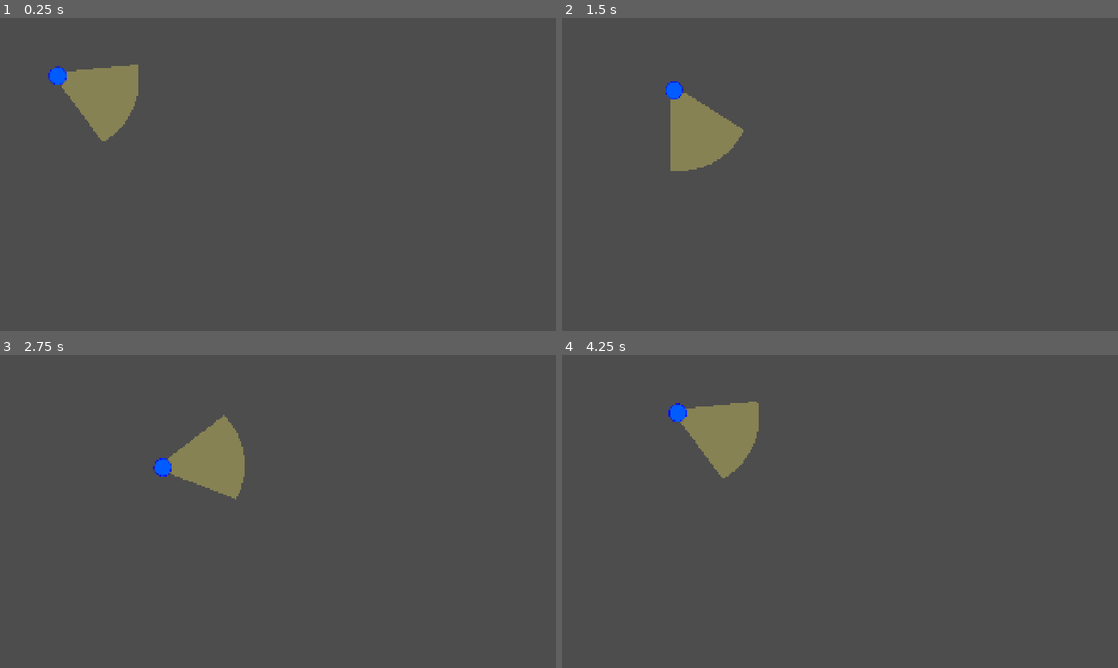
Above: before the commit, frames 1-4 (two rows, left to right).
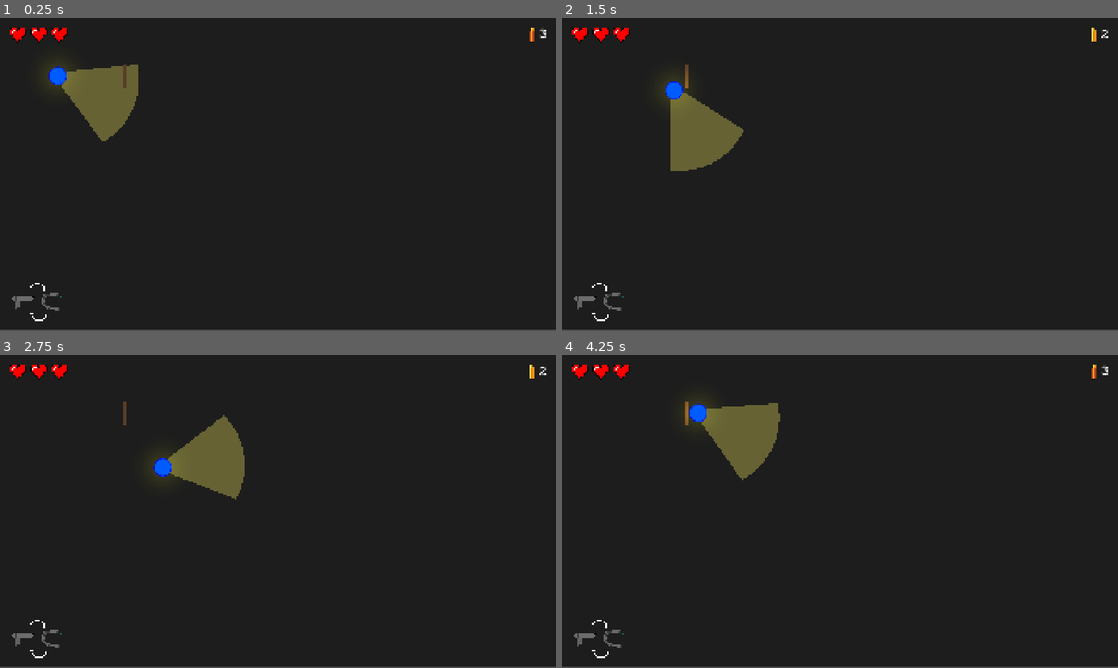
Above: after the commit, the same moments.

Repository: Catsarepro21/Game
Game: Godot game, scene res://level_1.tscn
The game is run twice, just before and just after one commit, with the same random seed, the same clock (stepped at 60 frames per second) and the same inputs. Before the commit the project starts from res://player.tscn.
Inputs (mouse positions are in pixels of both pictures, inside the frame that each line leads up to):
- Up to frame 1 (0.25 s): no input
- Up to frame 2 (1.5 s): tap Enter at 0.5 s; move the mouse to (962, 158) at 0.52 s; press the mouse at (962, 158) at 0.53 s; hold D (move_right) 0.53-1.28 s; tap 1 (equip_gun, bound only after the commit) at 0.8, 1.35 s; move the mouse to (728, 190) at 1.27 s; release the mouse at (728, 190) at 1.28 s; hold S (move_down) from 1.28 s (still down)
- Up to frame 3 (2.75 s): tap 2 (equip_spyglass, bound only after the commit) at 1.55 s; move the mouse to (333, 442) at 2.02 s; release S (move_down) at 2.03 s; hold D (move_right) from 2.03 s (still down); hold 2 (equip_spyglass, bound only after the commit) from 2.03 s (still down); tap Q (swap_item, bound only after the commit) at 2.3 s
- Up to frame 4 (4.25 s): move the mouse to (812, 574) at 2.77 s; release D (move_right) at 2.78 s; release 2 (equip_spyglass, bound only after the commit) at 2.78 s; hold W (move_up) 2.78-3.53 s; tap Q (swap_item, bound only after the commit) at 2.85 s; click (812, 574) at 3.05 s; move the mouse to (1006, 558) at 3.52 s; press the mouse at (1006, 558) at 3.53 s; hold A (move_left) from 3.53 s (still down); tap 1 (equip_gun, bound only after the commit) at 3.8 s; tap R (reload, bound only after the commit) at 4.15 s

The runs differ from the first frame. In frame 1, 99% of the frame differs, in the area x 0-100%, y 0-100%; in frame 2, 99%; in frame 3, 99%; in frame 4, 100%.

Commit message:
Updated HUD

Diff:
--- /dev/null
+++ b/godot-game/Scripts/hud.gd
@@ -0,0 +1,55 @@
+extends CanvasLayer
+
+@onready var gun_sprite: Sprite2D = $ItemSwap/Gun
+@onready var spyglass_sprite: Sprite2D = $ItemSwap/SpyglassThingy_png
+@onready var hearts_anim: AnimatedSprite2D = $MarginContainer/HBoxContainer/Hearts/AnimatedSprite2D
+@onready var ammo_label: Label = $MarginContainer/HBoxContainer/AmmoCount
+var _player: CharacterBody2D
+var _last_health: int = -1
+
+func _ready() -> void:
+	set_active_slot(1)
+	get_tree().node_added.connect(_on_node_added)
+	_bind_player.call_deferred()
+
+func _on_node_added(_node: Node) -> void:
+	if not is_instance_valid(_player):
+		_bind_player.call_deferred()
+
+func _bind_player() -> void:
+	if is_instance_valid(_player):
+		return
+	var candidate := get_tree().get_first_node_in_group("player")
+	if candidate == null or not candidate.is_node_ready():
+		return
+	_player = candidate
+	_player.connect("slot_changed", set_active_slot)
+	_player.connect("ammo_updated", update_ammo)
+	_player.connect("health_updated", update_health)
+	_player.tree_exiting.connect(_on_player_exiting)
+	_last_health = -1
+	set_active_slot(_player.get("active_slot"))
+	update_ammo(_player.get("current_ammo"), _player.get("max_ammo"))
+	update_health(_player.get("current_health"), _player.get("max_health"))
+
+func _on_player_exiting() -> void:
+	_player = null
+
+func set_active_slot(slot: int) -> void:
+	gun_sprite.modulate.a = 1.0 if slot == 1 else 0.35
+	spyglass_sprite.modulate.a = 1.0 if slot == 2 else 0.35
+
+func update_ammo(current: int, maximum: int) -> void:
+	ammo_label.text = str(clampi(current, 0, maximum))
+
+func update_health(current: int, maximum: int) -> void:
+	var health := clampi(current, 0, mini(maximum, 3))
+	if health == _last_health:
+		return
+	var animations: Array[StringName] = [&"LoseHeart3", &"LoseHeart2", &"LoseHeart1", &"NoAnimation"]
+	hearts_anim.play(animations[health])
+	# Initial binding and healing show the correct state immediately.
+	if _last_health == -1 or health > _last_health:
+		hearts_anim.pause()
+		hearts_anim.frame = hearts_anim.sprite_frames.get_frame_count(animations[health]) - 1
+	_last_health = health
--- a/godot-game/Scripts/hud.tscn
+++ b/godot-game/Scripts/hud.tscn
@@ -1,37 +1,238 @@
 [gd_scene format=3 uid="uid://d28i7a5t5qwuf"]
 
 [ext_resource type="Texture2D" uid="uid://0cwyfwrnxv6o" path="res://Assets/image-removebg-preview (4).png" id="1_d24ss"]
+[ext_resource type="Script" uid="uid://dxv1quw18dne0" path="res://Scripts/hud.gd" id="1_pct8s"]
 [ext_resource type="FontFile" uid="uid://dm058mhtjj7lw" path="res://Assets/Excalifont-Regular.woff2" id="2_d24ss"]
+[ext_resource type="Texture2D" uid="uid://do7rrhufna8lx" path="res://Assets/Heart_Spritesheet.png" id="3_yp8c5"]
+[ext_resource type="Texture2D" uid="uid://d2b3g2govnxgt" path="res://Assets/Spyglass_Thingy.png" id="4_0s7ow"]
+[ext_resource type="Texture2D" uid="uid://bqrmwnjp60a3c" path="res://Assets/arrow.png" id="6_8xgub"]
+[ext_resource type="Texture2D" uid="uid://dkyntqkbj3q0r" path="res://Assets/Gun.png" id="7_0thed"]
+
+[sub_resource type="AtlasTexture" id="AtlasTexture_0s7ow"]
+atlas = ExtResource("3_yp8c5")
+region = Rect2(0, 0, 64, 32)
+
+[sub_resource type="AtlasTexture" id="AtlasTexture_pct8s"]
+atlas = ExtResource("3_yp8c5")
+region = Rect2(0, 32, 64, 32)
+
+[sub_resource type="AtlasTexture" id="AtlasTexture_42no8"]
+atlas = ExtResource("3_yp8c5")
+region = Rect2(64, 0, 64, 32)
+
+[sub_resource type="AtlasTexture" id="AtlasTexture_8xgub"]
+atlas = ExtResource("3_yp8c5")
+region = Rect2(64, 32, 64, 32)
+
+[sub_resource type="AtlasTexture" id="AtlasTexture_0thed"]
+atlas = ExtResource("3_yp8c5")
+region = Rect2(0, 64, 64, 32)
+
+[sub_resource type="AtlasTexture" id="AtlasTexture_yp8c5"]
+atlas = ExtResource("3_yp8c5")
+region = Rect2(0, 0, 64, 32)
+
+[sub_resource type="SpriteFrames" id="SpriteFrames_4i5w4"]
+animations = [{
+"frames": [{
+"duration": 1.0,
+"texture": SubResource("AtlasTexture_0s7ow")
+}, {
+"duration": 1.0,
+"texture": SubResource("AtlasTexture_pct8s")
+}, {
+"duration": 1.0,
+"texture": SubResource("AtlasTexture_42no8")
+}, {
+"duration": 1.0,
+"texture": SubResource("AtlasTexture_pct8s")
+}, {
+"duration": 1.0,
+"texture": SubResource("AtlasTexture_0s7ow")
+}, {
+"duration": 1.0,
+"texture": SubResource("AtlasTexture_pct8s")
+}, {
+"duration": 1.0,
+"texture": SubResource("AtlasTexture_42no8")
+}, {
+"duration": 1.0,
+"texture": SubResource("AtlasTexture_pct8s")
+}],
+"loop": 0,
+"name": &"LoseHeart1",
+"speed": 5.0
+}, {
+"frames": [{
+"duration": 1.0,
+"texture": SubResource("AtlasTexture_pct8s")
+}, {
+"duration": 1.0,
+"texture": SubResource("AtlasTexture_8xgub")
+}, {
+"duration": 1.0,
+"texture": SubResource("AtlasTexture_pct8s")
+}, {
+"duration": 1.0,
+"texture": SubResource("AtlasTexture_8xgub")
+}, {
+"duration": 1.0,
+"texture": SubResource("AtlasTexture_pct8s")
+}, {
+"duration": 1.0,
+"texture": SubResource("AtlasTexture_8xgub")
+}, {
+"duration": 1.0,
+"texture": SubResource("AtlasTexture_pct8s")
+}, {
+"duration": 1.0,
+"texture": SubResource("AtlasTexture_8xgub")
+}],
+"loop": 0,
+"name": &"LoseHeart2",
+"speed": 5.0
+}, {
+"frames": [{
+"duration": 1.0,
+"texture": SubResource("AtlasTexture_8xgub")
+}, {
+"duration": 1.0,
+"texture": SubResource("AtlasTexture_0thed")
+}, {
+"duration": 1.0,
+"texture": SubResource("AtlasTexture_8xgub")
+}, {
+"duration": 1.0,
+"texture": SubResource("AtlasTexture_0thed")
+}, {
+"duration": 1.0,
+"texture": SubResource("AtlasTexture_8xgub")
+}, {
+"duration": 1.0,
+"texture": SubResource("AtlasTexture_0thed")
+}, {
+"duration": 1.0,
+"texture": SubResource("AtlasTexture_8xgub")
+}, {
+"duration": 1.0,
+"texture": SubResource("AtlasTexture_0thed")
+}],
+"loop": 0,
+"name": &"LoseHeart3",
+"speed": 5.0
+}, {
+"frames": [{
+"duration": 1.0,
+"texture": SubResource("AtlasTexture_yp8c5")
+}],
+"loop": 1,
+"name": &"NoAnimation",
+"speed": 5.0
+}]
+
+[sub_resource type="AtlasTexture" id="AtlasTexture_hud_bullet"]
+atlas = ExtResource("1_d24ss")
+region = Rect2(48, 22, 32, 84)
+
+[sub_resource type="AtlasTexture" id="AtlasTexture_hud_spyglass"]
+atlas = ExtResource("4_0s7ow")
+region = Rect2(8, 4, 112, 100)
+
+[sub_resource type="AtlasTexture" id="AtlasTexture_hud_gun"]
+atlas = ExtResource("7_0thed")
+region = Rect2(32, 24, 76, 52)
+
+[sub_resource type="AtlasTexture" id="AtlasTexture_hud_arrow"]
+atlas = ExtResource("6_8xgub")
+region = Rect2(16, 0, 60, 120)
 
 [node name="HUD" type="CanvasLayer" unique_id=1216347090]
+script = ExtResource("1_pct8s")
+
+[node name="AmmoDisplay" type="HBoxContainer" parent="." unique_id=1069001412]
+offset_left = 1754.0
+offset_top = 46.0
+offset_right = 1882.0
+offset_bottom = 152.0
 
 [node name="MarginContainer" type="MarginContainer" parent="." unique_id=1170264978]
+texture_filter = 1
 anchors_preset = 10
 anchor_right = 1.0
-offset_bottom = 176.0
+offset_bottom = 116.0
 grow_horizontal = 2
-theme_override_constants/margin_left = 24
-theme_override_constants/margin_top = 24
-theme_override_constants/margin_right = 24
-theme_override_constants/margin_bottom = 24
+mouse_filter = 2
+theme_override_constants/margin_left = 32
+theme_override_constants/margin_top = 32
+theme_override_constants/margin_right = 32
+theme_override_constants/margin_bottom = 32
 
 [node name="HBoxContainer" type="HBoxContainer" parent="MarginContainer" unique_id=2100683862]
 layout_mode = 2
-alignment = 2
-
-[node name="AmmoDisplay" type="HBoxContainer" parent="MarginContainer/HBoxContainer" unique_id=1069001412]
-layout_mode = 2
-
-[node name="AmmoIcon" type="TextureRect" parent="MarginContainer/HBoxContainer/AmmoDisplay" unique_id=582069963]
-custom_minimum_size = Vector2(12, 5)
-custom_maximum_size = Vector2(-1, 120)
-layout_mode = 2
-texture = ExtResource("1_d24ss")
-expand_mode = 3
+mouse_filter = 2
+theme_override_constants/separation = 16
+
+[node name="Hearts" type="HBoxContainer" parent="MarginContainer/HBoxContainer" unique_id=1650311010]
+custom_minimum_size = Vector2(204, 52)
+layout_mode = 2
+size_flags_horizontal = 3
+mouse_filter = 2
+
+[node name="AnimatedSprite2D" type="AnimatedSprite2D" parent="MarginContainer/HBoxContainer/Hearts" unique_id=141502921]
+position = Vector2(-28, -40)
+scale = Vector2(4, 4)
+sprite_frames = SubResource("SpriteFrames_4i5w4")
+animation = &"NoAnimation"
+centered = false
+
+[node name="AmmoIcon" type="TextureRect" parent="MarginContainer/HBoxContainer" unique_id=582069963]
+custom_minimum_size = Vector2(20, 52)
+layout_mode = 2
+mouse_filter = 2
+texture = SubResource("AtlasTexture_hud_bullet")
+expand_mode = 1
 stretch_mode = 5
 
-[node name="AmmoCount" type="Label" parent="MarginContainer/HBoxContainer/AmmoDisplay" unique_id=151401779]
+[node name="AmmoCount" type="Label" parent="MarginContainer/HBoxContainer" unique_id=151401779]
+unique_name_in_owner = true
+custom_minimum_size = Vector2(0, 52)
 layout_mode = 2
 theme_override_fonts/font = ExtResource("2_d24ss")
-theme_override_font_sizes/font_size = 29
+theme_override_font_sizes/font_size = 38
+mouse_filter = 2
 text = "3"
+vertical_alignment = 1
+
+[node name="ItemSwap" type="Control" parent="." unique_id=46222107]
+texture_filter = 1
+layout_mode = 3
+anchors_preset = 2
+anchor_top = 1.0
+anchor_bottom = 1.0
+offset_left = 32.0
+offset_top = -168.0
+offset_right = 224.0
+offset_bottom = -32.0
+grow_vertical = 0
+mouse_filter = 2
+
+[node name="SpyglassThingy_png" type="Sprite2D" parent="ItemSwap" unique_id=189326285]
+position = Vector2(148, 68)
+scale = Vector2(0.6, 0.6)
+texture = SubResource("AtlasTexture_hud_spyglass")
+
+[node name="Gun" type="Sprite2D" parent="ItemSwap" unique_id=1850803138]
+position = Vector2(48, 68)
+texture = SubResource("AtlasTexture_hud_gun")
+
+[node name="Arrow" type="Sprite2D" parent="ItemSwap" unique_id=511001394]
+position = Vector2(100, 18)
+rotation = 1.5707964
+scale = Vector2(0.5, 0.5)
+texture = SubResource("AtlasTexture_hud_arrow")
+
+[node name="Arrow2" type="Sprite2D" parent="ItemSwap" unique_id=1297054059]
+position = Vector2(100, 118)
+rotation = -1.5707964
+scale = Vector2(0.5, 0.5)
+texture = SubResource("AtlasTexture_hud_arrow")
--- a/godot-game/Scripts/player.gd
+++ b/godot-game/Scripts/player.gd
@@ -1,14 +1,83 @@
 extends CharacterBody2D
 
+signal slot_changed(slot: int)
+signal ammo_updated(current: int, maximum: int)
+signal health_updated(current: int, maximum: int)
+signal shot_fired(origin: Vector2, direction: Vector2)
+signal died
+
+enum Slot { GUN = 1, SPYGLASS = 2 }
 
 const SPEED: float = 250.0
-const JUMP_VELOCITY = -400.0
+@export_range(1, 3) var max_health: int = 3
+@export_range(1, 99) var max_ammo: int = 3
+var current_health: int = 3
+var current_ammo: int = 3
+var active_slot: int = Slot.GUN
 
+func _enter_tree() -> void:
+	add_to_group("player")
 
-func _physics_process(delta: float) -> void:
+func _ready() -> void:
+	current_health = max_health
+	current_ammo = max_ammo
+
+func _unhandled_input(event: InputEvent) -> void:
+	if event.is_echo():
+		return
+	if event.is_action_pressed("swap_item"):
+		set_active_slot(Slot.SPYGLASS if active_slot == Slot.GUN else Slot.GUN)
+	elif event.is_action_pressed("equip_gun"):
+		set_active_slot(Slot.GUN)
+	elif event.is_action_pressed("equip_spyglass"):
+		set_active_slot(Slot.SPYGLASS)
+	elif event.is_action_pressed("reload"):
+		reload()
+	elif event.is_action_pressed("fire"):
+		fire()
+	else:
+		return
+	get_viewport().set_input_as_handled()
+
+func _physics_process(_delta: float) -> void:
+	if current_health <= 0:
+		velocity = Vector2.ZERO
+		return
 	look_at(get_global_mouse_position())
+	var input_vector := Input.get_vector("move_left", "move_right", "move_up", "move_down")
+	velocity = input_vector * SPEED
+	move_and_slide()
 
-	var input_vector :=Input.get_vector("move_left", "move_right", "move_up", "move_down")
-	velocity = input_vector * SPEED
+func set_active_slot(slot: int) -> void:
+	if current_health <= 0 or slot not in [Slot.GUN, Slot.SPYGLASS] or slot == active_slot:
+		return
+	active_slot = slot
+	slot_changed.emit(active_slot)
 
-	move_and_slide()
+func fire() -> bool:
+	if current_health <= 0 or active_slot != Slot.GUN or current_ammo <= 0:
+		return false
+	current_ammo -= 1
+	ammo_updated.emit(current_ammo, max_ammo)
+	shot_fired.emit(global_position, Vector2.RIGHT.rotated(global_rotation))
+	return true
+
+func reload() -> void:
+	if current_health <= 0 or active_slot != Slot.GUN or current_ammo == max_ammo:
+		return
+	current_ammo = max_ammo
+	ammo_updated.emit(current_ammo, max_ammo)
+
+func take_damage(amount: int = 1) -> void:
+	if amount <= 0 or current_health <= 0:
+		return
+	current_health = maxi(0, current_health - amount)
+	health_updated.emit(current_health, max_health)
+	if current_health == 0:
+		died.emit()
+
+func heal(amount: int = 1) -> void:
+	if amount <= 0 or current_health <= 0 or current_health == max_health:
+		return
+	current_health = mini(max_health, current_health + amount)
+	health_updated.emit(current_health, max_health)
--- a/godot-game/level_1.tscn
+++ b/godot-game/level_1.tscn
@@ -1,13 +1,17 @@
 [gd_scene format=3 uid="uid://c6neae1wfjv88"]
 
 [ext_resource type="PackedScene" uid="uid://f71buoaf1q71" path="res://player.tscn" id="1_3hls8"]
+[ext_resource type="PackedScene" uid="uid://d28i7a5t5qwuf" path="res://Scripts/hud.tscn" id="1_hn12h"]
 [ext_resource type="PackedScene" uid="uid://crfrqtt0fsvsw" path="res://door.tscn" id="2_hbghi"]
 
 [node name="Level 1" type="Node2D" unique_id=1152026379]
 
+[node name="HUD" parent="." unique_id=1216347090 instance=ExtResource("1_hn12h")]
+
 [node name="ColorRect" type="ColorRect" parent="." unique_id=1370176155]
 offset_right = 1920.0
 offset_bottom = 1076.0
+mouse_filter = 2
 color = Color(0.1148968, 0.11489681, 0.1148968, 1)
 
 [node name="Player" parent="." unique_id=639702676 instance=ExtResource("1_3hls8")]
--- a/godot-game/player.tscn
+++ b/godot-game/player.tscn
@@ -32,9 +32,6 @@
 antialiased = true
 polygon = PackedVector2Array(0, 0, 380, -180, 430, -100, 450, 0, 430, 100, 380, 180)
 script = ExtResource("2_hqtel")
-cone_angle_deg = null
-cone_distance = null
-arc_segments = null
 
 [node name="Sprite2D" type="Sprite2D" parent="." unique_id=1282379270]
 material = SubResource("CanvasItemMaterial_435oi")
--- a/godot-game/project.godot
+++ b/godot-game/project.godot
@@ -11,7 +11,7 @@
 [application]
 
 config/name="Godot_Game"
-run/main_scene="uid://f71buoaf1q71"
+run/main_scene="res://level_1.tscn"
 config/features=PackedStringArray("4.7", "GL Compatibility")
 config/icon="res://icon.svg"
 
@@ -55,6 +55,26 @@
 ]
 }
 
+swap_item={
+"deadzone": 0.2,
+"events": [Object(InputEventKey,"physical_keycode":81), Object(InputEventKey,"physical_keycode":4194306)]
+}
+
+equip_gun={
+"deadzone": 0.2,
+"events": [Object(InputEventKey,"physical_keycode":49)]
+}
+
+equip_spyglass={
+"deadzone": 0.2,
+"events": [Object(InputEventKey,"physical_keycode":50)]
+}
+
+reload={
+"deadzone": 0.2,
+"events": [Object(InputEventKey,"physical_keycode":82)]
+}
+
 [physics]
 
 3d/physics_engine="Jolt Physics"
Binary file added: godot-game/Assets/Gun.png
Not shown, added: godot-game/Assets/Gun.png.import
Binary file added: godot-game/Assets/Heart_Spritesheet.png
Not shown, added: godot-game/Assets/Heart_Spritesheet.png.import
Binary file added: godot-game/Assets/Spyglass_Thingy.png
Not shown, added: godot-game/Assets/Spyglass_Thingy.png.import
Binary file added: godot-game/Assets/arrow.png
Not shown, added: godot-game/Assets/arrow.png.import
Binary file changed: godot-game/Assets/image-removebg-preview (4).png
Not shown, added: godot-game/Scripts/hud.gd.uid
